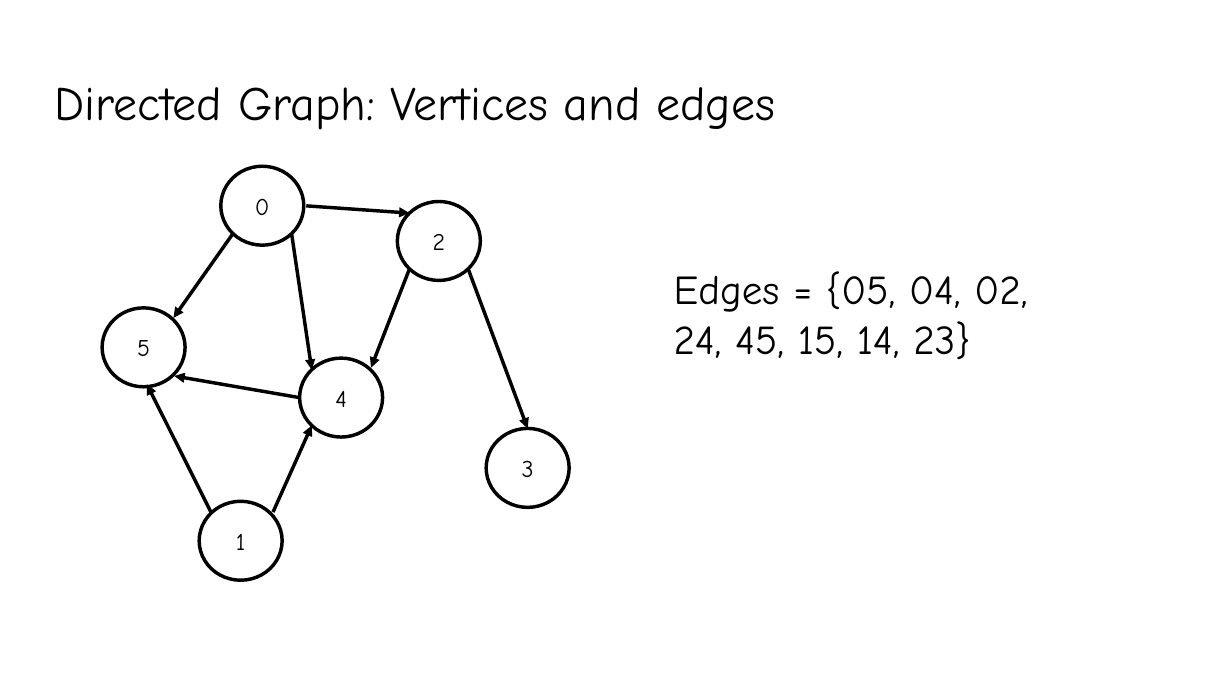
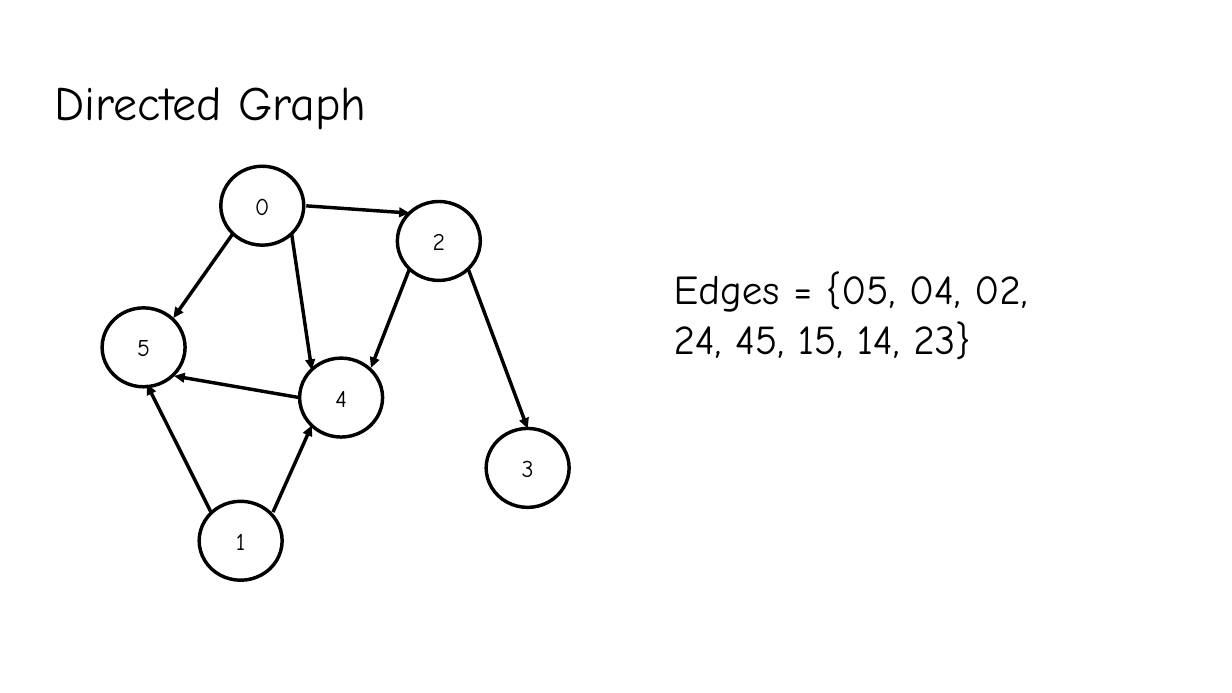
Before and after one commit to YeasirRayhanPrince/yeasirrayhanprince.github.io, a slide deck: slide 7 of cse106/slides/8.Graphs.pptx (slide 6 before the commit). Drawn at 1232x693 pixels with LibreOffice and Linux fonts; fonts in the diff are those of the drawing. Boxes give left, top, right and bottom in pixels: in the first picture for what was removed or moved away, otherwise in the second. Text is boxed around its words. In the diff, an @@ line names an element or a change of style, - is before the commit and + after.

```diff
--- a/cse106/slides/8.Graphs.pptx
+++ b/cse106/slides/8.Graphs.pptx
@@ title at [54, 87, 366, 130]: text changed @@
-Directed Graph: Vertices and edges
+Directed Graph
```
Also in this commit, not shown: 32 other slides changed, 5 slides added, 3 other files.
